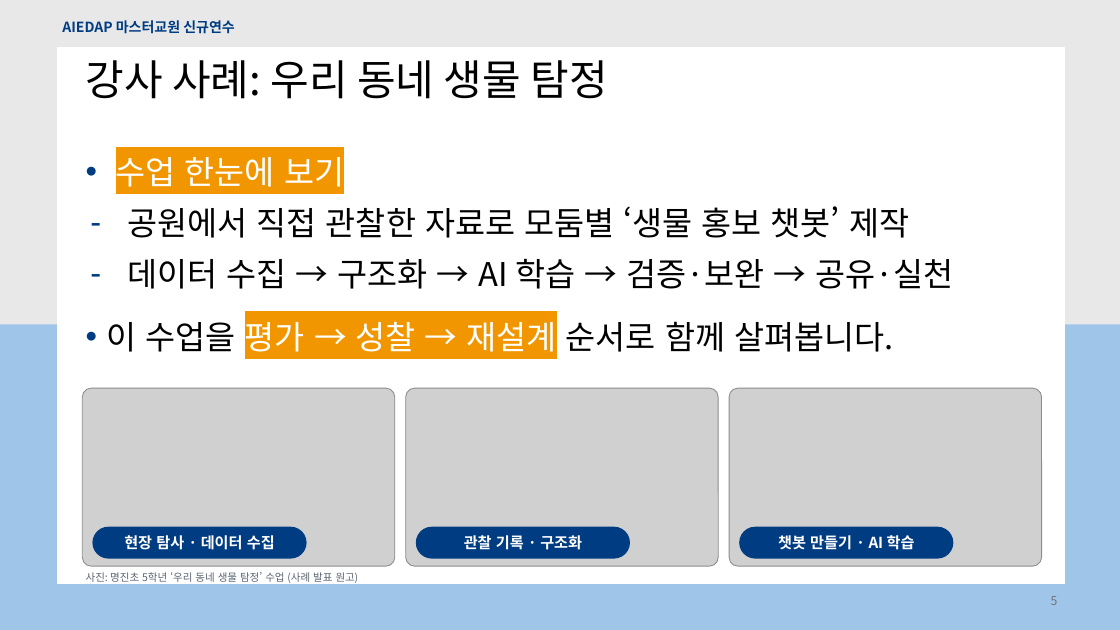
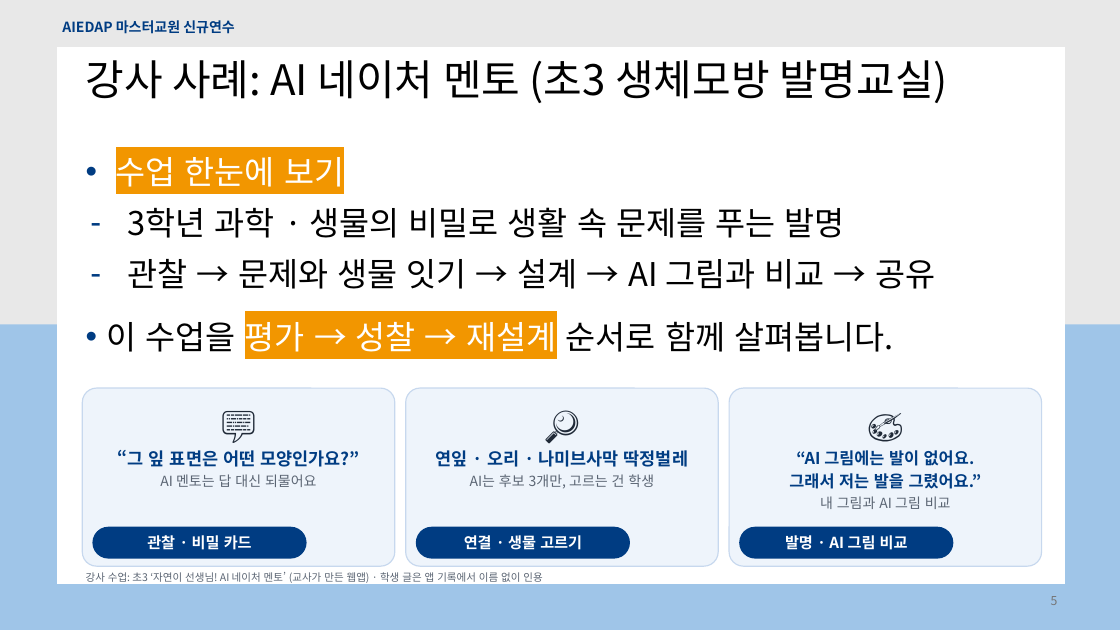
Before and after one commit to hongdonedu/fungigame2026, a slide deck: slide 5 of aiedap/files/m4_choi_1108.pptx. Drawn at 1120x630 pixels with LibreOffice and Linux fonts; fonts in the diff are those of the drawing; grey boxes stand for pictures; background and template pictures are left out. Boxes give left, top, right and bottom in pixels: in the first picture for what was removed or moved away, otherwise in the second. Text is boxed around its words. In the diff, an @@ line names an element or a change of style, - is before the commit and + after.

```diff
--- a/aiedap/files/m4_choi_1108.pptx
+++ b/aiedap/files/m4_choi_1108.pptx
@@ title at <box>85,60,948,103</box>: text changed @@
-강사 사례: 우리 동네 생물 탐정
+강사 사례: AI 네이처 멘토 (초3 생체모방 발명교실)
@@ text at <box>128,207,935,289</box>: text changed @@
-– 공원에서 직접 관찰한 자료로 모둠별 ‘생물 홍보 챗봇’ 제작
-– 데이터 수집 → 구조화 → AI 학습 → 검증·보완 → 공유·실천
+– 3학년 과학 · 생물의 비밀로 생활 속 문제를 푸는 발명
+– 관찰 → 문제와 생물 잇기 → 설계 → AI 그림과 비교 → 공유
@@ picture removed at <box>82,388,395,566</box> @@
@@ rounded rectangle added at <box>82,388,395,566</box>, fill #EEF4FB, outline #C7D8EE 1 pt, 15 pt, text #003C82, bold @@
+💬
+“그 잎 표면은 어떤 모양인가요?”
+AI 멘토는 답 대신 되물어요
@@ picture removed at <box>406,388,718,566</box> @@
@@ rounded rectangle added at <box>406,388,718,566</box>, fill #EEF4FB, outline #C7D8EE 1 pt, 15 pt, text #003C82 @@
+🔎
+연잎 · 오리 · 나미브사막 딱정벌레
+AI는 후보 3개만, 고르는 건 학생
@@ picture removed at <box>729,388,1042,566</box> @@
@@ rounded rectangle added at <box>729,388,1042,566</box>, fill #EEF4FB, outline #C7D8EE 1 pt, 14 pt, text #003C82, bold @@
+🎨
+“AI 그림에는 발이 없어요.
+그래서 저는 발을 그렸어요.”
+내 그림과 AI 그림 비교
@@ text in rounded rectangle at <box>147,535,252,550</box>: text changed @@
-현장 탐사 · 데이터 수집
+관찰 · 비밀 카드
@@ text in rounded rectangle at <box>464,533,582,553</box>: text changed @@
-관찰 기록 · 구조화
+연결 · 생물 고르기
@@ text in rounded rectangle at <box>785,535,908,550</box>: text changed @@
-챗봇 만들기 · AI 학습
+발명 · AI 그림 비교
@@ text at <box>86,572,542,583</box>: text changed @@
-사진: 명진초 5학년 ‘우리 동네 생물 탐정’ 수업 (사례 발표 원고)
+강사 수업: 초3 ‘자연이 선생님! AI 네이처 멘토’ (교사가 만든 웹앱) · 학생 글은 앱 기록에서 이름 없이 인용
```
Also in this commit, not shown: 10 other slides changed.
